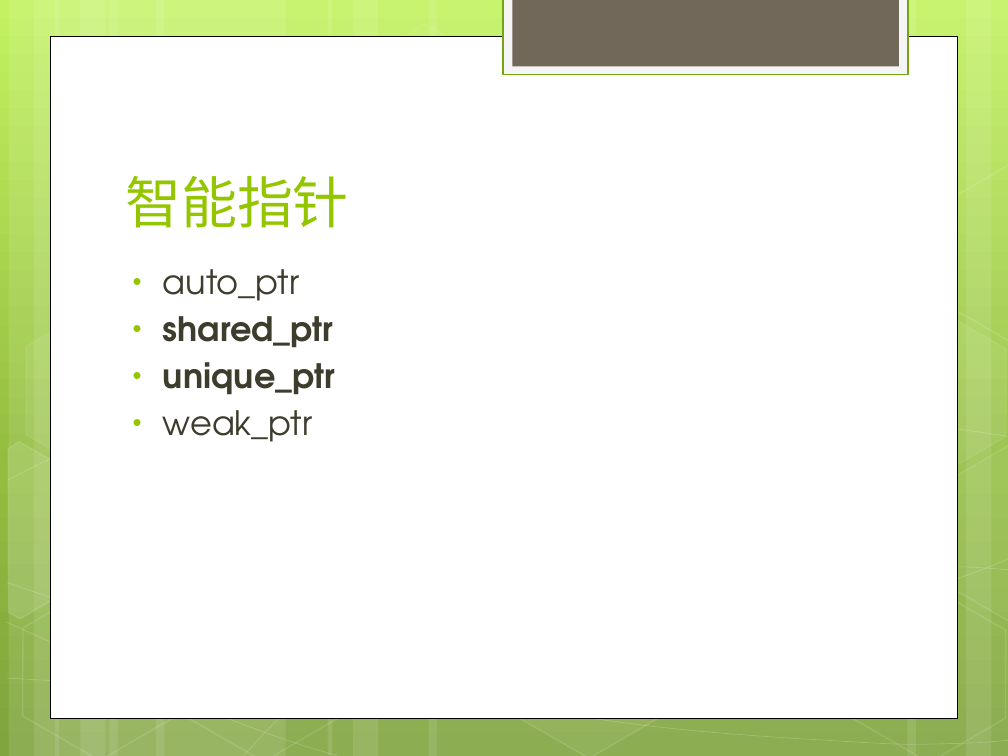
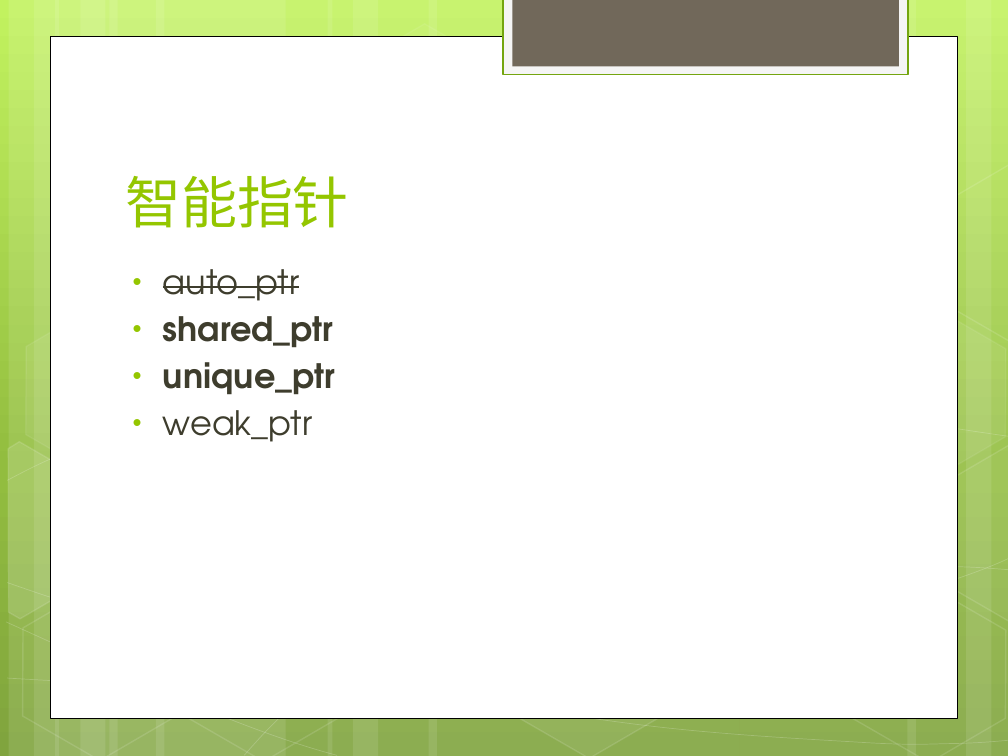
Before and after one commit to war10ck-efz/cpplearning, a slide deck: slide 16 of doc/c++11learning.pptx. Drawn at 1008x756 pixels with LibreOffice and Linux fonts; fonts in the diff are those of the drawing. Boxes give left, top, right and bottom in pixels: in the first picture for what was removed or moved away, otherwise in the second. Text is boxed around its words. In the diff, an @@ line names an element or a change of style, - is before the commit and + after.

```diff
--- a/doc/c++11learning.pptx
+++ b/doc/c++11learning.pptx
@@ text at (163,269,299,301): strikethrough on in "auto_ptr" @@
```
Also in this commit, not shown: 1 other slide changed.
